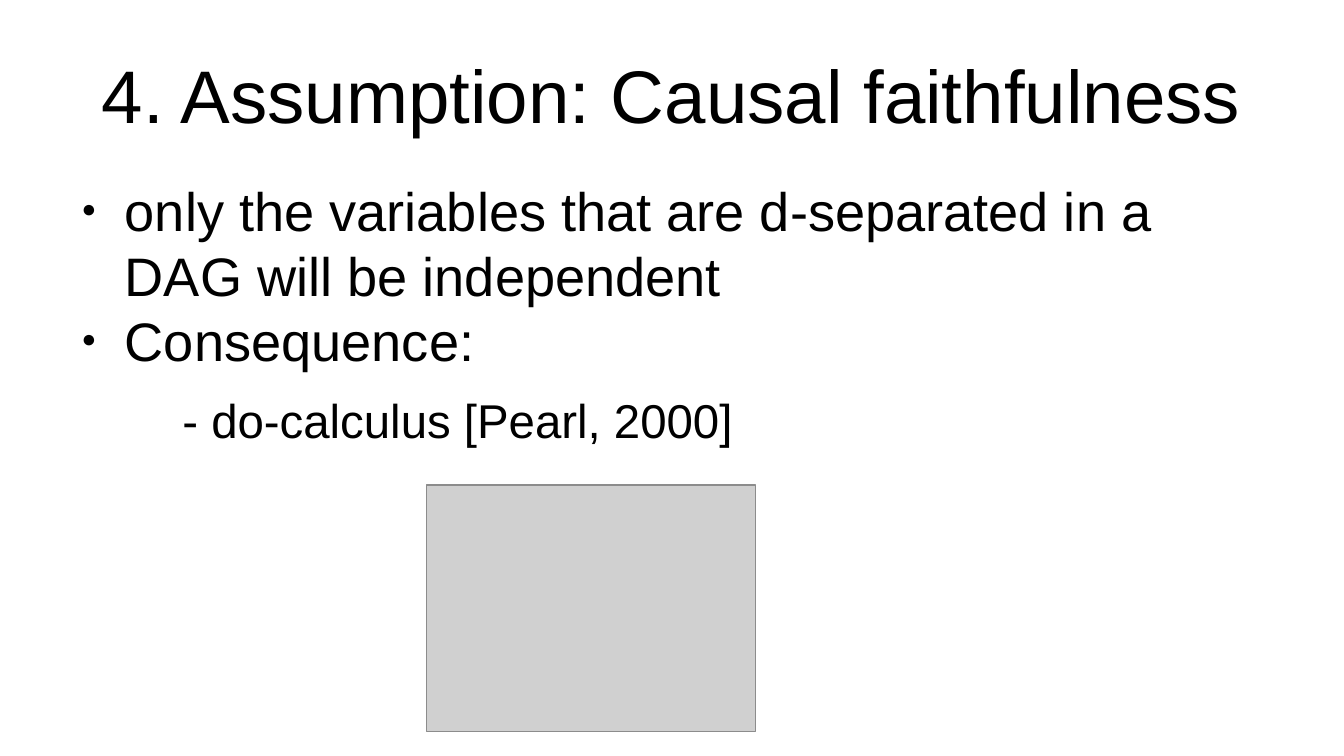
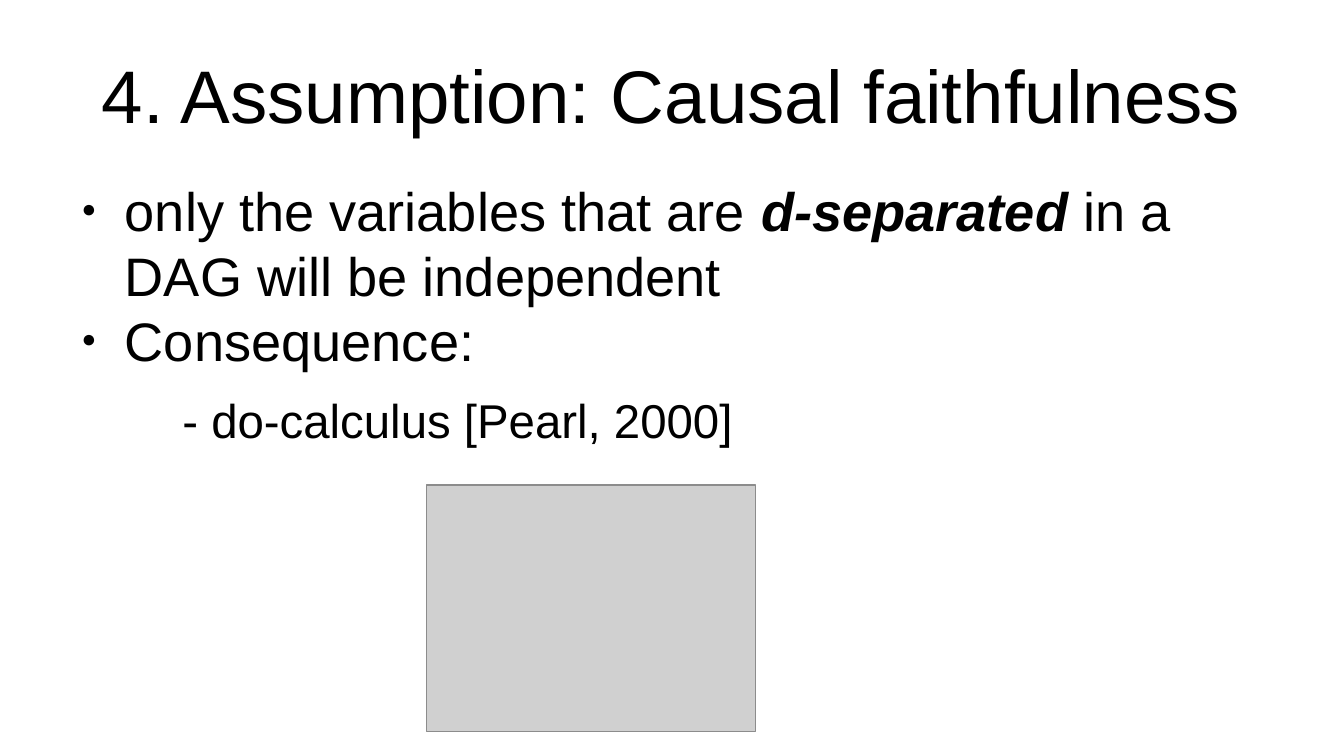
Before and after one commit to emoen/CausalityDiscoveryCrunchDAO, a slide deck: slide 17 of presentation/HIBRAIN_March_25.odp. Drawn at 1344x756 pixels with LibreOffice and Linux fonts; fonts in the diff are those of the drawing; grey boxes stand for pictures. Boxes give left, top, right and bottom in pixels: in the first picture for what was removed or moved away, otherwise in the second. Text is boxed around its words. In the diff, an @@ line names an element or a change of style, - is before the commit and + after.

```diff
--- a/presentation/HIBRAIN_March_25.odp
+++ b/presentation/HIBRAIN_March_25.odp
@@ text at [125, 191, 1171, 305]: bold on, italic on in "d-separated" @@
```
Also in this commit, not shown: 6 other slides changed.
